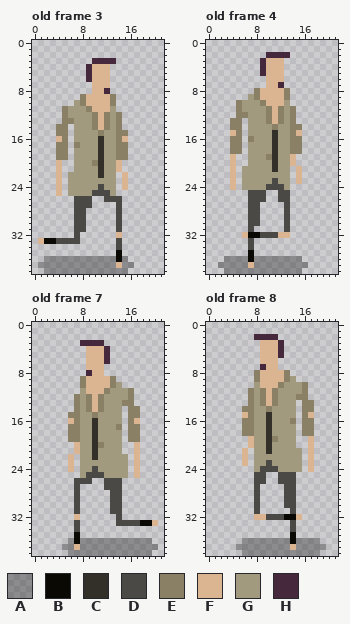
A pixel-art file gets an edit: core/assets/sprites/npc/player2.aseprite. The picture above was drawn from the file before the commit.
22x39 pixels, 8 frames. Shown: old frame 3, old frame 4, old frame 7, old frame 8. The commit also changed other frames, which this record leaves out.
Palette (. is transparent): A #00000051  B #0b0904  C #333029  D #4b4945  E #8a8066  F #dbb591  G #a19a7f  H #45283c
Pixels before, old frame 3, first column x 1:
 3 .........HHHH...
 4 ........HFFF....
 5 ........HFFF....
 6 ........HFFF....
 7 .........FFF....
 8 .........FFH....
 9 .......EFFFFE...
10 ......GEFFFFE...
11 ....EGGGEFFFG...
12 ....EGGGGEFEGE..
13 ....EEGGGEFEGE..
14 ...EE.GGGEFEGE..
15 ...EE.GGGGEGGEE.
16 ...FE.GGGGCGGEF.
17 ...EE.EGGGCGGEE.
18 ...EE.GGGGCGGEE.
19 ...EE.GGGGCGGEE.
20 ...F..GGGECGGF..
21 ...F..GGGGCGGF..
22 ...F.GGGGGCGG.F.
23 ...F.GGGGGGGG.F.
24 ...F.GGGGGDGG.F.
25 ...F.GGGGDDDG...
26 ......DDD..DDD..
27 ......DDD....D..
28 ......DD.....D..
29 ......DD.....D..
30 ......DD.....D..
31 ......DD.....D..
32 ......D......F..
33 FBBDDDD......D..
34 .............D..
35 .............B..
36 .AAAAAAAAAAAABA.
37 AAAAAAAAAAAAAFAA
38 .AAAAAAAAAAAAAA.
Pixels before, old frame 4, first column x 2:
 2 ........HHHH...
 3 .......HFFF....
 4 .......HFFF....
 5 .......HFFF....
 6 ........FFF....
 7 ........FFH....
 8 ......EFFFFE...
 9 .....GEFFFFE...
10 ...EGGGEFFFG...
11 ...EGGGGEFEGE..
12 ...EEGGGEFEGE..
13 ..EE.GGGEFEGE..
14 ..EE.GGGGEGGEE.
15 ..FE.GGGGCGGEF.
16 ..EE.EGGGCGGEE.
17 ..EE.GGGGCGGEE.
18 ..EE.GGGGCGGEE.
19 ..F..GGGECGGF..
20 ..F..GGGGCGGF..
21 ..F.GGGGGCGG.F.
22 ..F.GGGGGGGG.F.
23 ..F.GGGGGDGG.F.
24 ..F.GGGGDDDG...
25 .....DDD..DD...
26 .....DDD..DD...
27 .....DD....D...
28 .....DD....D...
29 .....DD....D...
30 .....DD....D...
31 .....D.....D...
32 ....FBBDDDFF...
33 .....D.........
34 .....D.........
35 .....B.........
36 .AAAABAAAAAAAA.
37 AAAAAFAAAAAAAAA
38 .AAAAAAAAAAAAA.
Pixels before, old frame 7, first column x 5:
 3 ...HHHH.........
 4 ....FFFH........
 5 ....FFFH........
 6 ....FFFH........
 7 ....FFF.........
 8 ....HFF.........
 9 ...EFFFFE.......
10 ...EFFFFEG......
11 ...GFFFEGGGE....
12 ..EGEFEGGGGE....
13 ..EGEFEGGGEE....
14 ..EGEFEGGG.EE...
15 .EEGGEGGGG.EE...
16 .FEGGCGGGG.EF...
17 .EEGGCGGGE.EE...
18 .EEGGCGGGG.EE...
19 .EEGGCGGGG.EE...
20 ..FGGCEGGG..F...
21 ..FGGCGGGG..F...
22 .F.GGCGGGGG.F...
23 .F.GGGGGGGG.F...
24 .F.GGDGGGGG.F...
25 ...GDDDGGGG.F...
26 ..DDD..DDD......
27 ..D....DDD......
28 ..D.....DD......
29 ..D.....DD......
30 ..D.....DD......
31 ..D.....DD......
32 ..F......D......
33 ..D......DDDDBBF
34 ..D.............
35 ..B.............
36 .ABAAAAAAAAAAAA.
37 AAFAAAAAAAAAAAAA
38 .AAAAAAAAAAAAAA.
Pixels before, old frame 8, first column x 5:
 2 ...HHHH........
 3 ....FFFH.......
 4 ....FFFH.......
 5 ....FFFH.......
 6 ....FFF........
 7 ....HFF........
 8 ...EFFFFE......
 9 ...EFFFFEG.....
10 ...GFFFEGGGE...
11 ..EGEFEGGGGE...
12 ..EGEFEGGGEE...
13 ..EGEFEGGG.EE..
14 .EEGGEGGGG.EE..
15 .FEGGCGGGG.EF..
16 .EEGGCGGGE.EE..
17 .EEGGCGGGG.EE..
18 .EEGGCGGGG.EE..
19 ..FGGCEGGG..F..
20 ..FGGCGGGG..F..
21 .F.GGCGGGGG.F..
22 .F.GGGGGGGG.F..
23 .F.GGDGGGGG.F..
24 ...GDDDGGGG.F..
25 ...DD..DDD.....
26 ...DD..DDD.....
27 ...D....DD.....
28 ...D....DD.....
29 ...D....DD.....
30 ...D....DD.....
31 ...D.....D.....
32 ...FFDDDBBF....
33 .........D.....
34 .........D.....
35 .........B.....
36 .AAAAAAAABAAAA.
37 AAAAAAAAAFAAAAA
38 .AAAAAAAAAAAAA.
After:
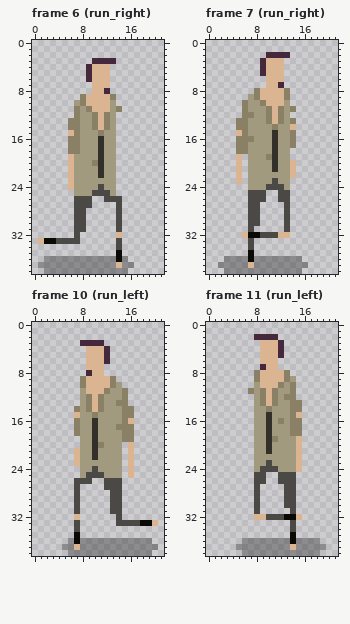
A new or re-ordered frame is compared with the old frame closest to it.
Author's note on the commit: Add 6 cycle player movement (down todo)
The edit:
frames 8 -> 23
Frame 6 (run_right) is new; against old frame 3:
Colour E is added in row 11 at x 14; in row 14 at x 6; in rows 16 to 18 at x 6.
Colour E replaces colour G in rows 11 to 16 at x 7; in row 18 at x 7.
Colour F is added in row 15 at x 6; in rows 19 to 21 at x 6.
Colour F replaces colour G in rows 22 to 24 at x 6.
Colour G replaces colour E in row 10 at x 13.
Colour E is gone in row 11 at x 5; in rows 12 to 13 at x 5 and 14; in row 14 at x 4 to 5 and 14; in row 15 at x 4 to 5 and 14 to 15; in row 16 at x 5 and 14; in rows 17 to 19 at x 4 to 5 and 14 to 15.
Colour F is gone in row 16 at x 4 and 15; in rows 20 to 21 at x 4 and 14; in rows 22 to 24 at x 4 and 15; in row 25 at x 4.
Colour G is gone in rows 11 to 12 at x 6; in row 25 at x 6.
Frame 7 (run_right) is new; against old frame 4:
Colour E is added in rows 13 to 18 at x 6.
Colour E replaces colour G in rows 10 to 11 at x 6; in row 12 at x 7.
Colour F is added in rows 19 to 20 at x 5; in rows 21 to 22 at x 5 and 14; in row 23 at x 5.
Colour F replaces colour E in row 14 at x 14; in row 15 at x 5.
Colour E is gone in rows 10 to 11 at x 5; in row 12 at x 5 and 14; in row 13 at x 4; in row 14 at x 4 and 15; in rows 16 to 17 at x 4 and 15; in row 18 at x 4 and 14 to 15.
Colour F is gone in row 15 at x 4 and 15; in row 19 at x 4 and 14; in row 20 at x 4; in rows 21 to 23 at x 4 and 15; in row 24 at x 4.
Colour G is gone in rows 21 to 24 at x 6.
Frame 10 (run_left) against old frame 7:
Colour E is added in rows 14 to 19 at x 15.
Colour E replaces colour G in rows 11 to 12 at x 15; in row 13 at x 14.
Colour F is added in rows 20 to 21 at x 16; in rows 22 to 23 at x 7 and 16; in rows 24 to 25 at x 16.
Colour F replaces colour E in row 15 at x 7; in row 16 at x 16.
Colour E is gone in row 11 at x 16; in rows 12 to 13 at x 7 and 16; in row 14 at x 17; in row 15 at x 6 and 17; in rows 17 to 18 at x 6 and 17; in row 19 at x 6 to 7 and 17.
Colour F is gone in row 16 at x 6 and 17; in row 20 at x 7 and 17; in row 21 at x 17; in rows 22 to 24 at x 6 and 17; in row 25 at x 17.
Colour G is gone in rows 22 to 25 at x 15.
Frame 11 (run_left) against old frame 8:
Colour E is added in rows 13 to 14 at x 15; in rows 16 to 18 at x 15.
Colour E replaces colour G in rows 10 to 11 at x 14; in row 12 at x 13 to 14; in rows 13 to 15 at x 14; in row 16 at x 12; in rows 17 to 18 at x 14.
Colour F is added in row 15 at x 15; in rows 19 to 20 at x 15.
Colour F replaces colour G in rows 21 to 24 at x 15.
Colour E is gone in rows 10 to 11 at x 16; in row 12 at x 7 and 15 to 16; in row 13 at x 7 and 16 to 17; in row 14 at x 6 to 7 and 16 to 17; in row 15 at x 7 and 16; in rows 16 to 18 at x 6 to 7 and 16 to 17.
Colour F is gone in row 15 at x 6 and 17; in rows 19 to 20 at x 7 and 17; in rows 21 to 23 at x 6 and 17; in row 24 at x 17.
Colour G is gone in rows 10 to 11 at x 15.
Boxes around the changes in both pictures, in picture pixels (x1, y1, x2, y2):
changed: (110, 100, 128, 190)
changed: (56, 106, 80, 196)
changed: (230, 100, 254, 190)
changed: (290, 112, 302, 184)
changed: (116, 388, 140, 478)
changed: (68, 394, 80, 472)
changed: (278, 382, 314, 472)
erased: (242, 394, 254, 466)
